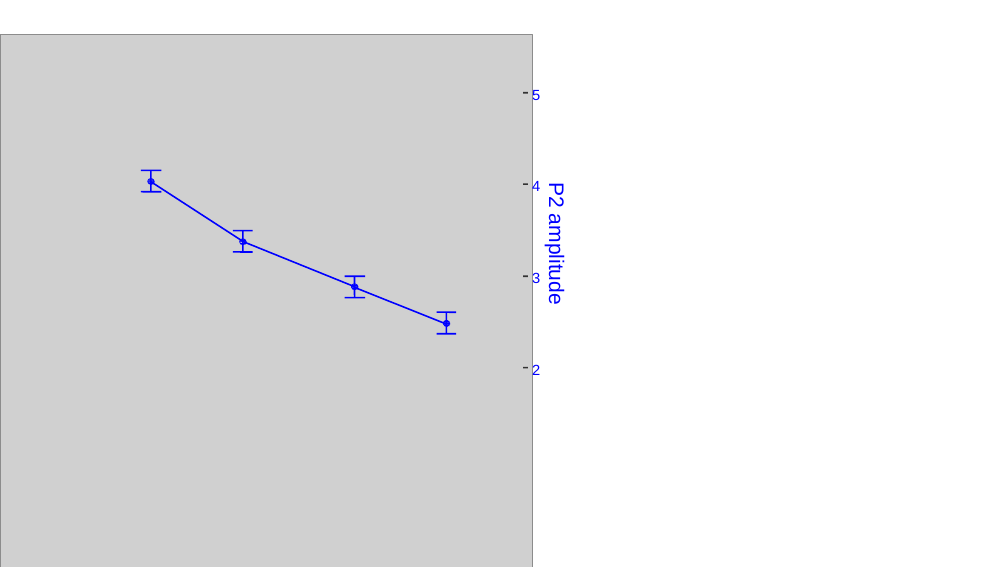
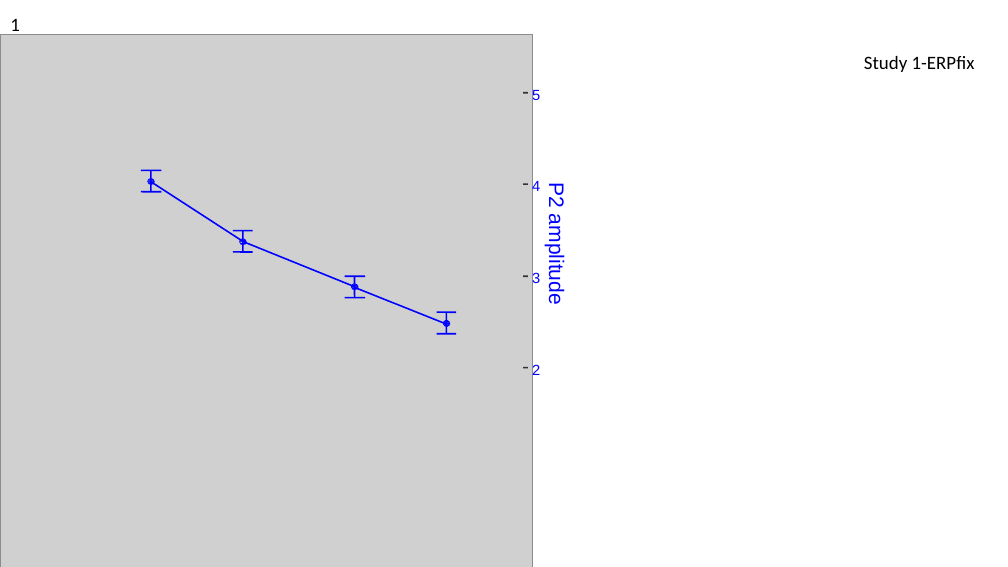
Before and after one commit to hiv8r3/WithinSubP2, a slide deck: slide 1 of 4 Figures/Figure ideas.pptx. Drawn at 1008x567 pixels with LibreOffice and Linux fonts; fonts in the diff are those of the drawing; grey boxes stand for pictures. Boxes give left, top, right and bottom in pixels: in the first picture for what was removed or moved away, otherwise in the second. Text is boxed around its words. In the diff, an @@ line names an element or a change of style, - is before the commit and + after.

```diff
--- a/4 Figures/Figure ideas.pptx
+++ b/4 Figures/Figure ideas.pptx
@@ text added at <box>10,19,20,36</box>, 18 pt, text #000000 @@
+1
@@ text added at <box>864,56,975,72</box>, 18 pt, text #000000 @@
+Study 1-ERPfix
```
Also in this commit, not shown: 1 other slide changed, 6 slides added, 16 other files.
